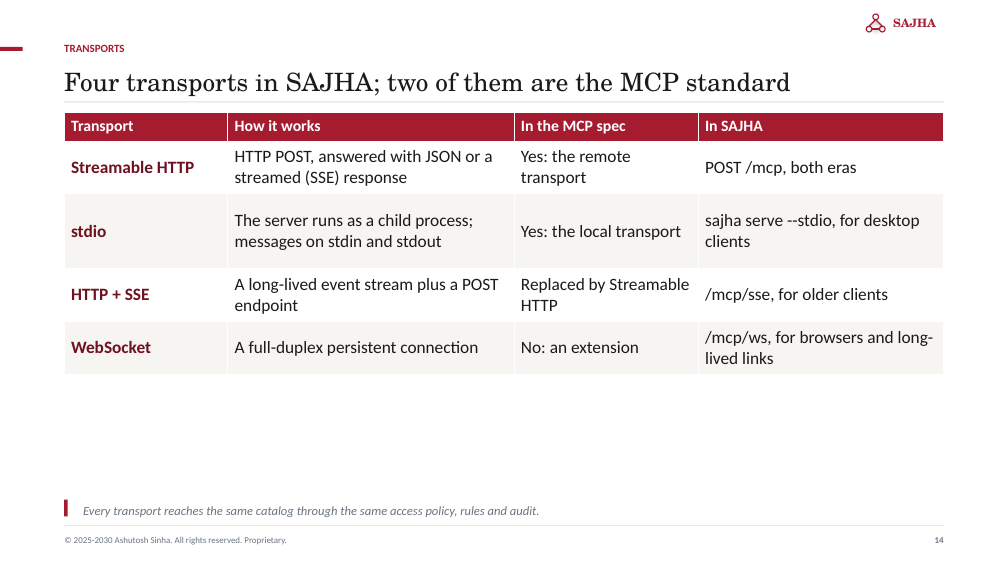
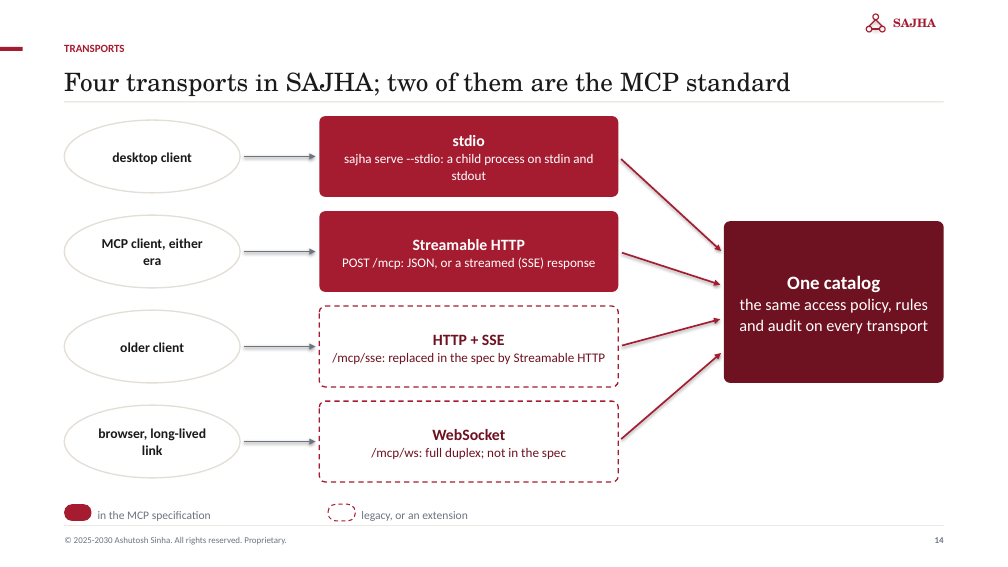
Before and after one commit to ajsinha/sajhamcpserver, a slide deck: slide 14 of docs/publications/SAJHA-MCP-Server.pptx. Drawn at 1008x567 pixels with LibreOffice and Linux fonts; fonts in the diff are those of the drawing. Boxes give left, top, right and bottom in pixels: in the first picture for what was removed or moved away, otherwise in the second. Text is boxed around its words. In the diff, an @@ line names an element or a change of style, - is before the commit and + after.

```diff
--- a/docs/publications/SAJHA-MCP-Server.pptx
+++ b/docs/publications/SAJHA-MCP-Server.pptx
@@ table removed at (64, 112, 944, 374), 5 rows, 4 columns @@
-Transport | How it works | In the MCP spec | In SAJHA
-Streamable HTTP | HTTP POST, answered with JSON or a streamed (SSE) response | Yes: the remote transport | POST /mcp, both eras
-stdio | The server runs as a child process; messages on stdin and stdout | Yes: the local transport | sajha serve --stdio, for desktop clients
-HTTP + SSE | A long-lived event stream plus a POST endpoint | Replaced by Streamable HTTP | /mcp/sse, for older clients
-WebSocket | A full-duplex persistent connection | No: an extension | /mcp/ws, for browsers and long-lived links
@@ rounded rectangle added at (319, 116, 619, 197), fill #A51C30, 12.5 pt, text #FFFFFF @@
+stdio
+sajha serve --stdio: a child process on stdin and stdout
@@ ellipse added at (64, 120, 240, 193), fill #FFFFFF, outline #E3DED7 1.25 pt, 13 pt, text #1A1A1A, bold @@
+desktop client
@@ arrow added from (244, 157) to (315, 157), #6B7480 1.6 pt @@
@@ arrow added from (622, 159) to (721, 251), #A51C30 1.6 pt @@
@@ ellipse added at (64, 216, 240, 288), fill #FFFFFF, outline #E3DED7 1.25 pt, 13 pt, text #1A1A1A, bold @@
+MCP client, either era
@@ rounded rectangle added at (319, 211, 619, 292), fill #A51C30, 12.5 pt, text #FFFFFF @@
+Streamable HTTP
+POST /mcp: JSON, or a streamed (SSE) response
@@ rounded rectangle added at (724, 222, 944, 383), fill #6E1120, 15.5 pt, text #FFFFFF @@
+One catalog
+the same access policy, rules and audit on every transport
@@ arrow added from (244, 252) to (315, 252), #6B7480 1.6 pt @@
@@ arrow added from (622, 253) to (721, 285), #A51C30 1.6 pt @@
@@ ellipse added at (64, 310, 240, 383), fill #FFFFFF, outline #E3DED7 1.25 pt, 13 pt, text #1A1A1A, bold @@
+older client
@@ rounded rectangle added at (319, 306, 619, 387), fill #FFFFFF, outline #A51C30 1.25 pt dashed, 12.5 pt, text #6E1120 @@
+HTTP + SSE
+/mcp/sse: replaced in the spec by Streamable HTTP
@@ arrow added from (622, 346) to (721, 319), #A51C30 1.6 pt @@
@@ arrow added from (244, 346) to (315, 346), #6B7480 1.6 pt @@
@@ arrow added from (622, 439) to (721, 353), #A51C30 1.6 pt @@
@@ ellipse added at (64, 405, 240, 478), fill #FFFFFF, outline #E3DED7 1.25 pt, 13 pt, text #1A1A1A, bold @@
+browser, long-lived link
@@ rounded rectangle added at (319, 402, 619, 482), fill #FFFFFF, outline #A51C30 1.25 pt dashed, 12.5 pt, text #6E1120 @@
+WebSocket
+/mcp/ws: full duplex; not in the spec
@@ arrow added from (244, 442) to (315, 442), #6B7480 1.6 pt @@
@@ rectangle removed at (64, 500, 67, 516) @@
@@ rounded rectangle added at (64, 504, 91, 521), fill #A51C30 @@
@@ text removed at (83, 506, 540, 517) @@
-Every transport reaches the same catalog through the same access policy, rules and audit.
@@ rounded rectangle added at (328, 504, 355, 521), fill #FFFFFF, outline #A51C30 1 pt dashed @@
@@ text added at (98, 511, 211, 521), 11 pt, text #6B7480 @@
+in the MCP specification
@@ text added at (361, 511, 468, 521), 11 pt, text #6B7480 @@
+legacy, or an extension
```
Also in this commit, not shown: 34 other slides changed, 9 other files.
